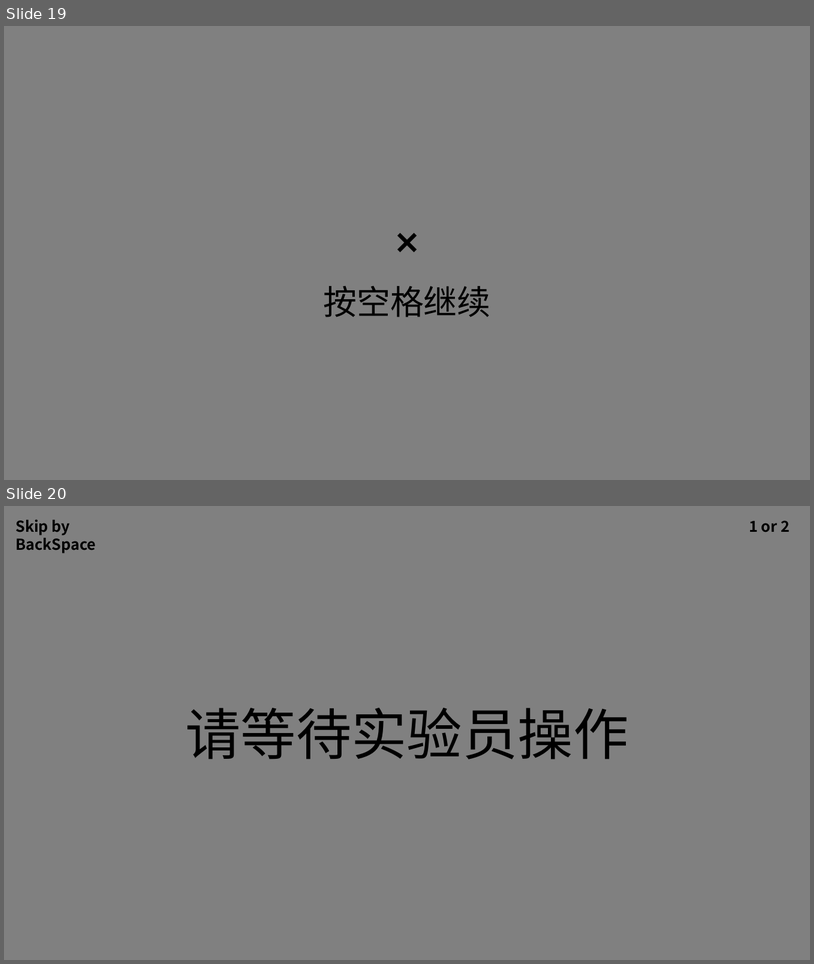
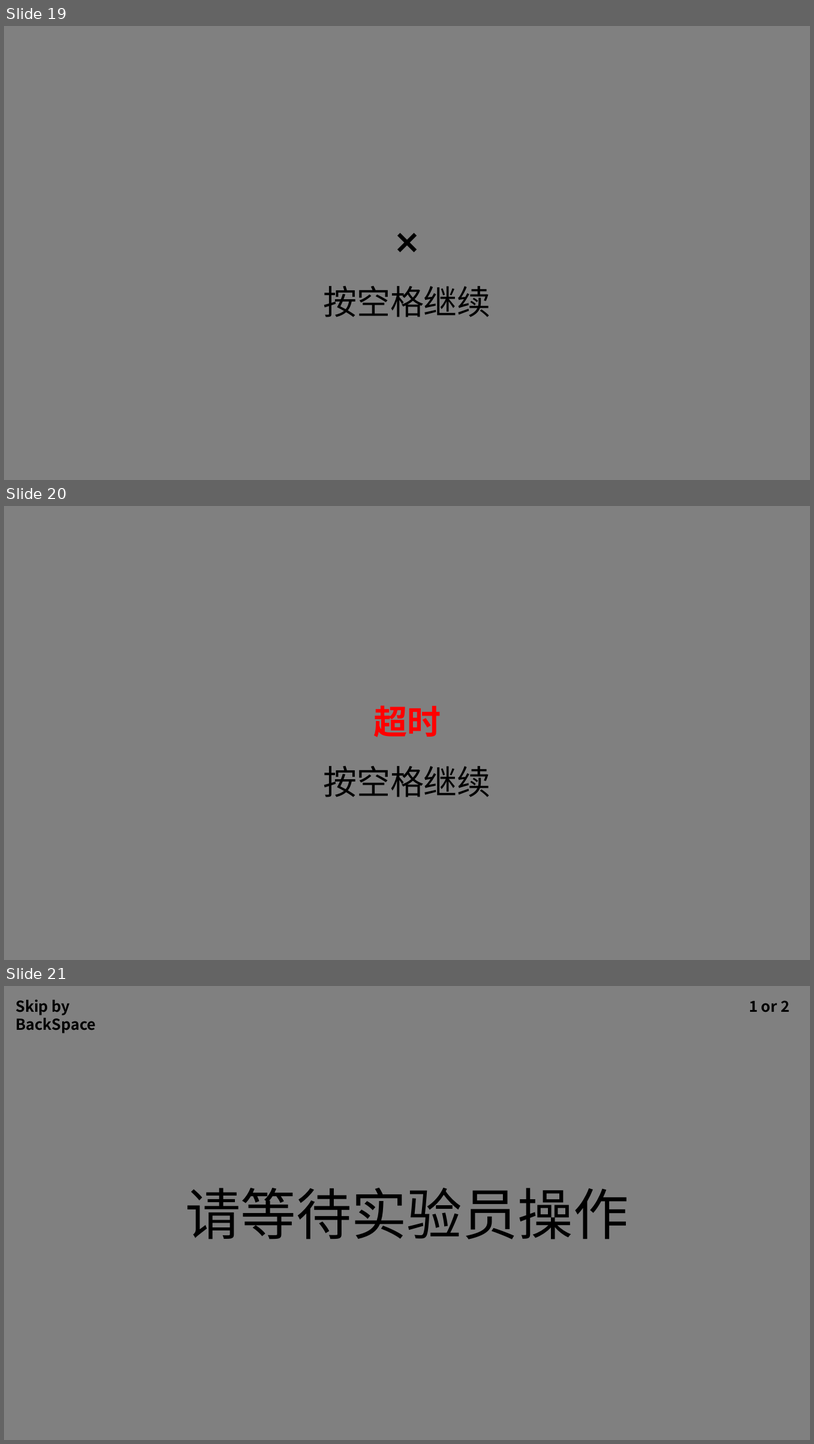
Before and after one commit to lyxose/RhythmicCue, a slide deck: Instructions/指导语.pptx. Shown one above the other, each under a label of ours: slides 19 and 20 before the commit, slides 19, 20 and 21 after it. The pictures are 814x964 and 814x1444 pixels, drawn with LibreOffice and Linux fonts; fonts in the diff are those of the drawing. Boxes give left, top, right and bottom in pixels: in the first picture for what was removed or moved away, otherwise in the second. Text is boxed around its words. In the diff, an @@ line names an element or a change of style, - is before the commit and + after.

Commit message:
add TimeOut page

```diff
--- a/Instructions/指导语.pptx
+++ b/Instructions/指导语.pptx
@@ slide 20 added at (4,506,810,960), background #808080 @@
@@ text added at (323,705,491,797), 40 pt, text #000000 @@
+超时
+按空格继续
@@ what was slide 20 is now slide 21 @@
```
